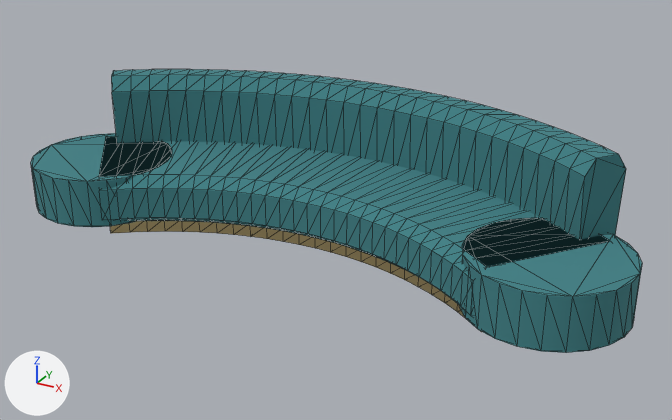
Renders of the glTF model modules/assets/internal/models/furniture/furniture.statement.curved_sofa.glb from each side of a commit.
One viewpoint serves both versions: a camera (50 mm lens) standing at (2.88, -5.35, 2.79) and looking at (0.11, -0.31, 0.27). The axes (+X, +Y, +Z) are drawn at lower left. The lights are the same throughout. The picture after the commit comes second. Mesh edges are drawn as thin lines.

Before the edit, the objects in view are built like this:
```python
mat_brass = principled_material('brass')
mat_brass.base_color = (0.78, 0.62, 0.3)  # beige #e5ce95
mat_brass.metallic = 1.0
mat_brass.roughness = 0.3
mat_velvet_teal = principled_material('velvet_teal')
mat_velvet_teal.base_color = (0.05, 0.22, 0.24)  # cyan #3f8186
mat_velvet_teal.roughness = 1.0
me_frame__brass = bpy.data.meshes.new('frame__brass')
me_frame__brass.from_pydata(...)  # 100 vertices, 196 faces; spans x -1.87..1.87, y -0.89..0.4, z 0.0..0.1
me_frame__brass.materials.append(mat_brass)  # beige #e5ce95
me_upholstery__velvet_teal = bpy.data.meshes.new('upholstery__velvet_teal')
me_upholstery__velvet_teal.from_pydata(...)  # 502 vertices, 988 faces; spans x -2.16..2.16, y -1.1..0.55, z 0.1..0.94
me_upholstery__velvet_teal.materials.append(mat_velvet_teal)  # cyan #3f8186
ob_frame__brass = bpy.data.objects.new('frame__brass', me_frame__brass)
ob_frame__brass.location = (0.0, 0.0, 0.0)
ob_upholstery__velvet_teal = bpy.data.objects.new('upholstery__velvet_teal', me_upholstery__velvet_teal)
ob_upholstery__velvet_teal.location = (0.0, 0.0, 0.0)
```
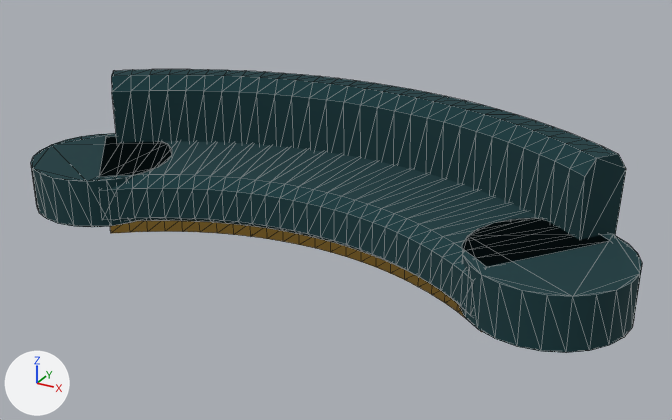
Location of each change, [x1, y1, x2, y2] in pixels of the pictures (672 x 420 px):
```json
{"object": "upholstery__velvet_teal", "change": "recoloured", "before": [31, 69, 642, 353], "after": [31, 69, 642, 353], "on screen": "cyan to dark cyan"}
{"object": "frame__brass", "change": "recoloured", "before": [110, 221, 482, 332], "after": [110, 221, 482, 332]}
```

Scene script edits in JSON lines:
```json
{"op": "set", "path": "mat_brass.base_color", "old": "(0.78, 0.62, 0.3)", "new": "(0.571, 0.342, 0.0732)", "note": "beige #e5ce95 -> orange #c79e4c"}
{"op": "set", "path": "mat_velvet_teal.base_color", "old": "(0.05, 0.22, 0.24)", "new": "(0.0039, 0.0397, 0.047)", "note": "cyan #3f8186 -> dark cyan #0d383d"}
```
